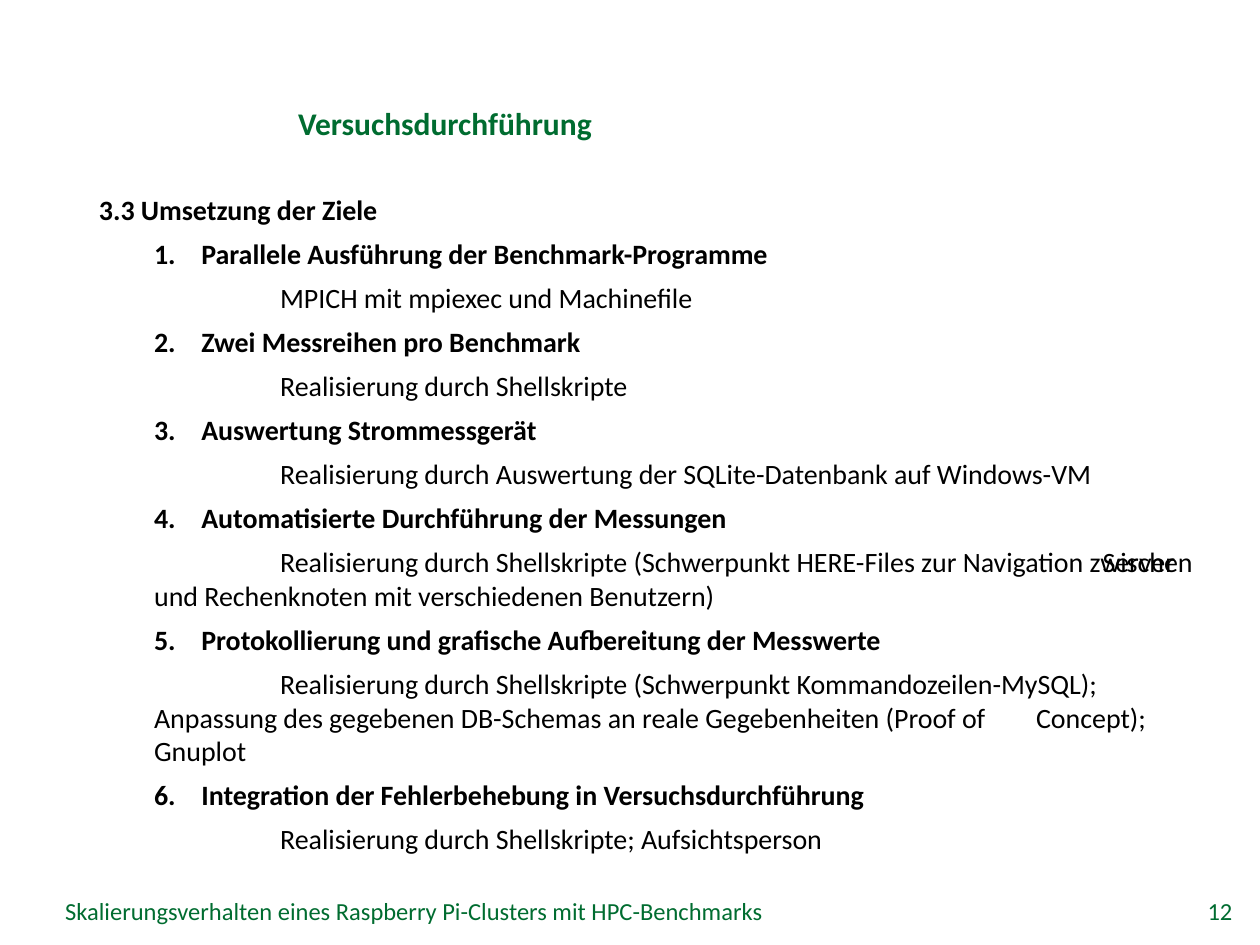
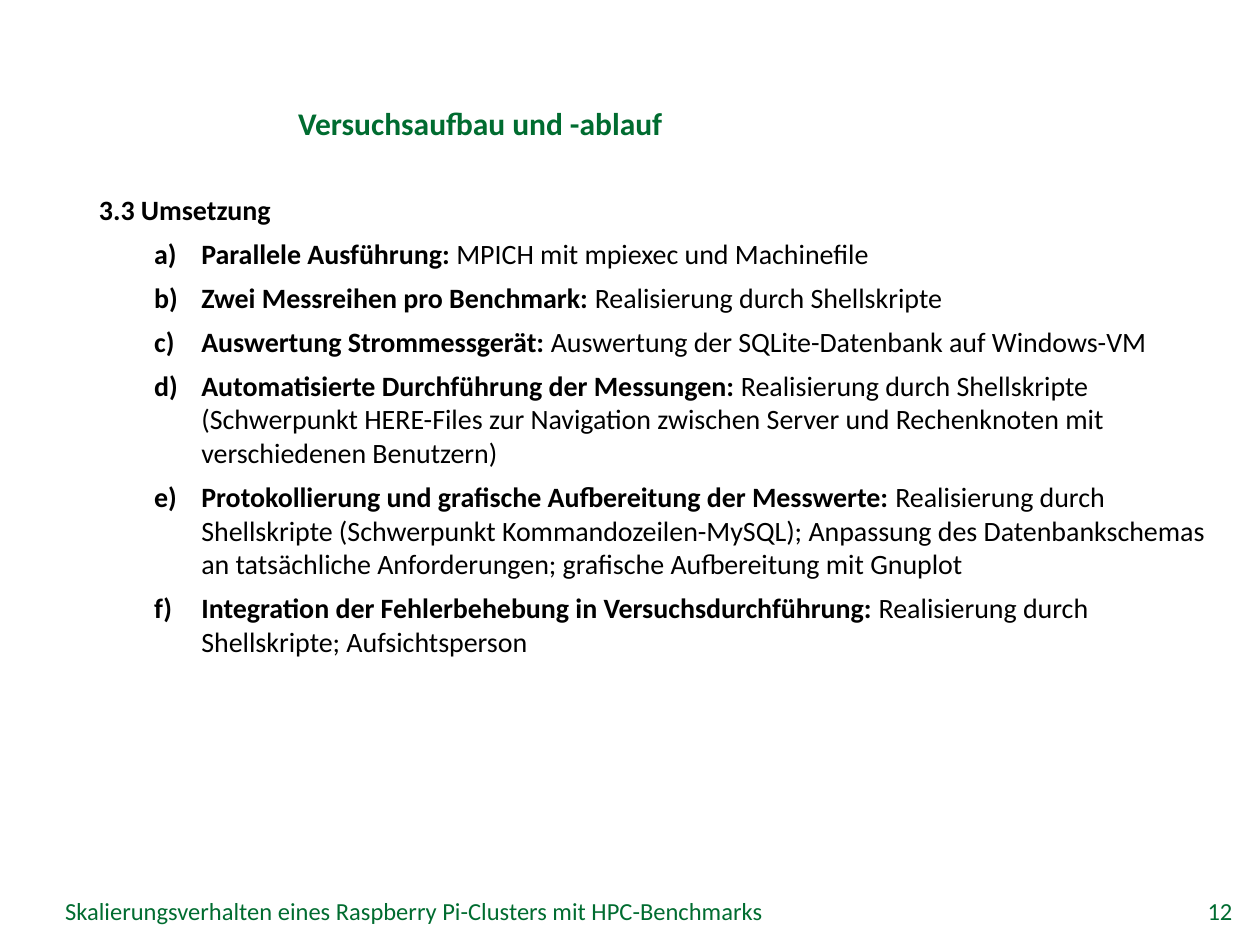
Before and after one commit to missgreenwood/bachelor-arbeit, a slide deck: slide 12 of Disputation/grei14.pptx. Drawn at 1260x945 pixels with LibreOffice and Linux fonts; fonts in the diff are those of the drawing; background and template pictures are left out. Boxes give left, top, right and bottom in pixels: in the first picture for what was removed or moved away, otherwise in the second. Text is boxed around its words. In the diff, an @@ line names an element or a change of style, - is before the commit and + after.

```diff
--- a/Disputation/grei14.pptx
+++ b/Disputation/grei14.pptx
@@ title at (x1=298, y1=112, x2=662, y2=136): text changed @@
-Versuchsdurchführung
+Versuchsaufbau und -ablauf
@@ text at (x1=99, y1=201, x2=1205, y2=657): text changed @@
-  3.3 Umsetzung der Ziele
-    1. Parallele Ausführung der Benchmark-Programme
-    MPICH mit mpiexec und Machinefile
-    2. Zwei Messreihen pro Benchmark
-    Realisierung durch Shellskripte
-    3. Auswertung Strommessgerät
-    Realisierung durch Auswertung der SQLite-Datenbank auf Windows-VM
-    4. Automatisierte Durchführung der Messungen
-    Realisierung durch Shellskripte (Schwerpunkt HERE-Files zur Navigation zwischen Server und Rechenknoten mit verschiedenen Benutzern)
-    4. Protokollierung und grafische Aufbereitung der Messwerte
-    Realisierung durch Shellskripte (Schwerpunkt Kommandozeilen-MySQL); Anpassung des gegebenen DB-Schemas an reale Gegebenheiten (Proof of Concept); Gnuplot
-    4. Integration der Fehlerbehebung in Versuchsdurchführung
-    Realisierung durch Shellskripte; Aufsichtsperson
+  3.3 Umsetzung
+    a) Parallele Ausführung: MPICH mit mpiexec und Machinefile
+    b) Zwei Messreihen pro Benchmark: Realisierung durch Shellskripte
+    c) Auswertung Strommessgerät: Auswertung der SQLite-Datenbank auf Windows-VM
+    d) Automatisierte Durchführung der Messungen: Realisierung durch Shellskripte (Schwerpunkt HERE-Files zur Navigation zwischen Server und Rechenknoten mit verschiedenen Benutzern)
+    e) Protokollierung und grafische Aufbereitung der Messwerte: Realisierung durch Shellskripte (Schwerpunkt Kommandozeilen-MySQL); Anpassung des Datenbankschemas an tatsächliche Anforderungen; grafische Aufbereitung mit Gnuplot
+    f) Integration der Fehlerbehebung in Versuchsdurchführung: Realisierung durch Shellskripte; Aufsichtsperson
```
Also in this commit, not shown: 23 other slides changed, 1 slide added, 1 other file.
